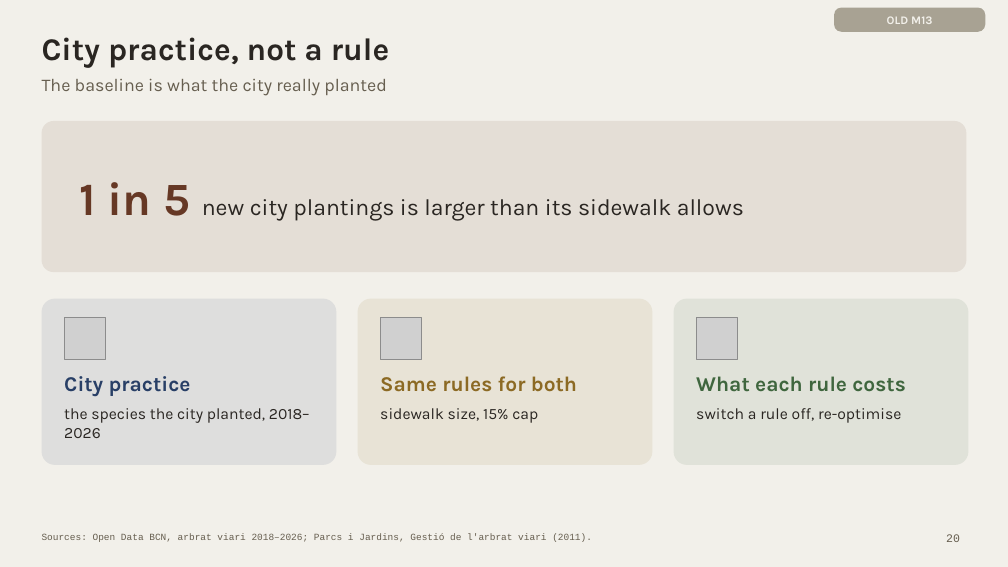
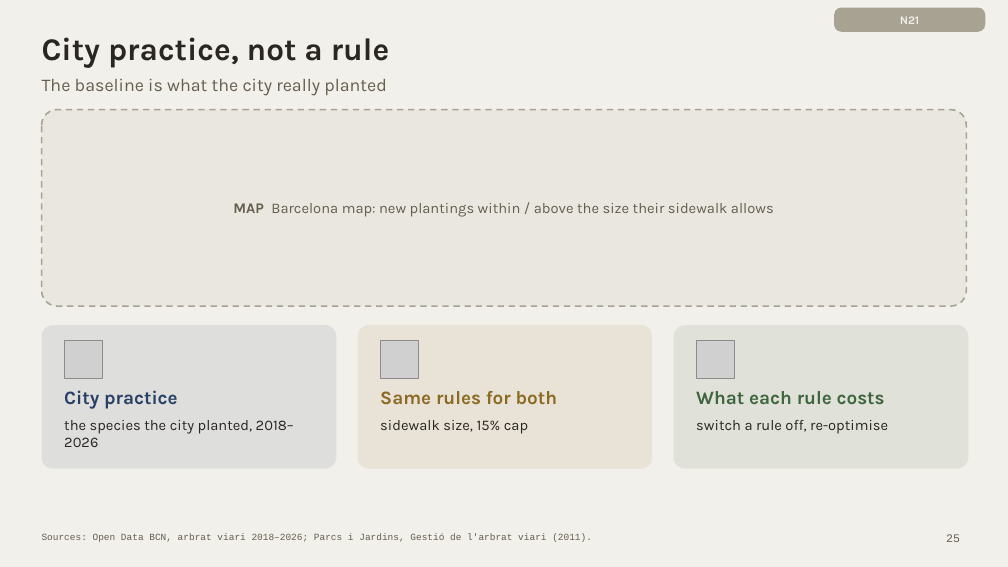
Before and after one commit to giofox96/shade-and-sponge, a slide deck: slide 25 of slides/final/shade_and_sponge_final_new.pptx (slide 20 before the commit). Drawn at 1008x567 pixels with LibreOffice and Linux fonts; fonts in the diff are those of the drawing; grey boxes stand for pictures. Boxes give left, top, right and bottom in pixels: in the first picture for what was removed or moved away, otherwise in the second. Text is boxed around its words. In the diff, an @@ line names an element or a change of style, - is before the commit and + after.

```diff
--- a/slides/final/shade_and_sponge_final_new.pptx
+++ b/slides/final/shade_and_sponge_final_new.pptx
@@ text at [900,16,919,24]: text changed @@
-OLD M13
+N21
@@ rounded rectangle: place and size @@
-rounded rectangle at [42,121,966,272]
+rounded rectangle at [42,110,966,306]
@@ rounded rectangle at [42,110,966,306]: fill #E4DED6 to #E9E7E0; outline none to #A8A293 1.5 pt dashed @@
@@ text at [233,203,774,217]: text changed; size 22 to 14 pt; text colour #2A2622 to #665E4F @@
-1 in 5 new city plantings is larger than its sidewalk allows
+MAP Barcelona map: new plantings within / above the size their sidewalk allows
@@ rounded rectangle: place and size @@
-rounded rectangle at [42,299,337,465]
+rounded rectangle at [42,325,337,469]
@@ rounded rectangle: place and size @@
-rounded rectangle at [358,299,653,465]
+rounded rectangle at [358,325,653,469]
@@ rounded rectangle: place and size @@
-rounded rectangle at [674,299,969,465]
+rounded rectangle at [674,325,969,469]
@@ picture: place and size @@
-picture at [64,318,106,359]
+picture at [64,340,102,378]
@@ picture: place and size @@
-picture at [380,318,422,359]
+picture at [380,340,418,378]
@@ picture: place and size @@
-picture at [696,318,738,359]
+picture at [696,340,734,378]
@@ text "City practice": place and size @@
-text "City practice" at [64,376,310,438]
+text "City practice" at [64,390,294,447]
@@ text "City practice" at [64,390,294,447]: size 20 to 18 pt in "City practice"; size 15 to 14 pt in "the species the city planted, 2018–2026" @@
@@ text "Same rules for both": place and size @@
-text "Same rules for both" at [380,376,577,423]
+text "Same rules for both" at [380,391,558,434]
@@ text "Same rules for both" at [380,391,558,434]: size 20 to 18 pt in "Same rules for both"; size 15 to 14 pt in "sidewalk size, 15% cap" @@
@@ text "What each rule costs": place and size @@
-text "What each rule costs" at [696,376,905,423]
+text "What each rule costs" at [696,391,888,434]
@@ text "What each rule costs" at [696,391,888,434]: size 20 to 18 pt in "What each rule costs"; size 15 to 14 pt in "switch a rule off, re-optimise" @@
```
Also in this commit, not shown: 9 other slides changed, 5 slides added, 9 slides removed, 1 other file.
